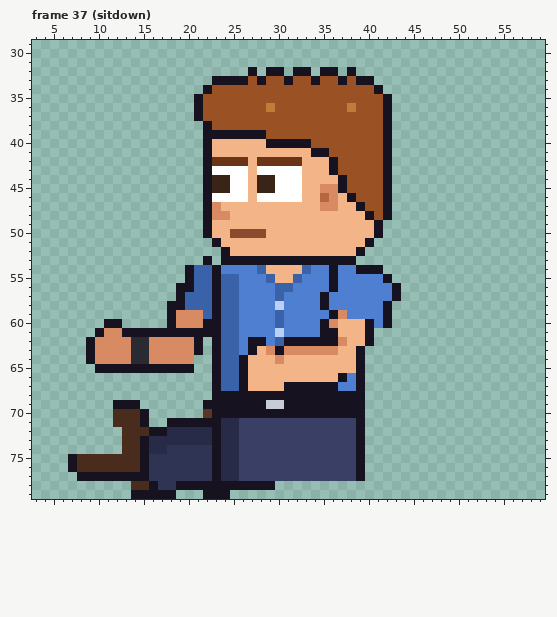
Pixel-art file: sprites/custom/custom_intern_curly_left_anim.aseprite. The picture above is the old version.
64x80 pixels, 129 frames. Shown: frame 37 (sitdown): x 3..59, y 29..79. The commit also changed other frames, which this record leaves out.
The result:
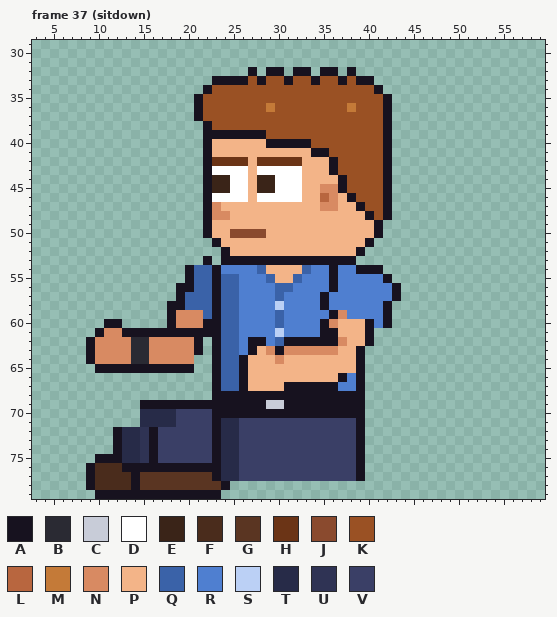
Palette (. is transparent): A #17121f  B #2a2a33  C #c8ccd8  D #ffffff  E #3a2418  F #4a2c1c  G #5a3522  H #6b3416  J #8a4a2e  K #9a5124  L #b8663f  M #c47a38  N #d88a62  P #f3b488  Q #3a62a8  R #4f7fd0  S #bbd0f5  T #272b48  U #2f3354  V #3a3f66
The edit:
Frame 37 (sitdown), layers "Pants", "Shoes":
The author put colour A in row 69 at x 15 to 21; in rows 72 to 74 at x 12; in row 78 at x 9; in row 79 at x 10 to 13 and 19 to 21.
Colour F becomes colour A in row 75 at x 10 to 12; in row 76 at x 9 and 13 to 14; in row 78 at x 14.
Colour T becomes colour A in rows 73 to 74 at x 16.
Colour U becomes colour A in row 75 at x 16; in row 76 at x 16 to 22.
The author put colour F in row 78 at x 10 to 13.
Colour A becomes colour F in row 77 at x 10 to 13.
Colour A becomes colour G in row 77 at x 15; in row 78 at x 16 and 19 to 23.
Colour F becomes colour G in row 78 at x 15.
Colour U becomes colour G in row 77 at x 16 to 22; in row 78 at x 17 to 18.
The author put colour T in row 70 at x 16 to 18; in row 71 at x 16 to 17.
Colour A becomes colour T in row 70 at x 15; in row 71 at x 15 and 18.
Colour F becomes colour T in rows 72 to 75 at x 13 to 14.
Colour A becomes colour U in rows 73 to 75 at x 15.
Colour F becomes colour U in row 72 at x 15.
The author put colour V in row 70 at x 19 to 21.
Colour A becomes colour V in row 71 at x 19 to 22; in row 72 at x 17.
Colour G becomes colour V in row 70 at x 22.
Colour T becomes colour V in row 72 at x 18 to 22; in row 73 at x 17 to 22; in row 74 at x 17.
Colour U becomes colour V in row 74 at x 18 to 22; in row 75 at x 17 to 22.
The edit erases colour A in row 69 at x 12 to 14; in rows 75 to 76 at x 7; in row 77 at x 8; in row 78 at x 25 to 29; in row 79 at x 24.
The edit erases colour F in rows 70 to 71 at x 12 to 14; in row 75 at x 8 to 9; in row 76 at x 8.
Where, in picture pixels (left, top, right, bottom), the same in both pictures:
changed: (68, 400, 275, 499)
